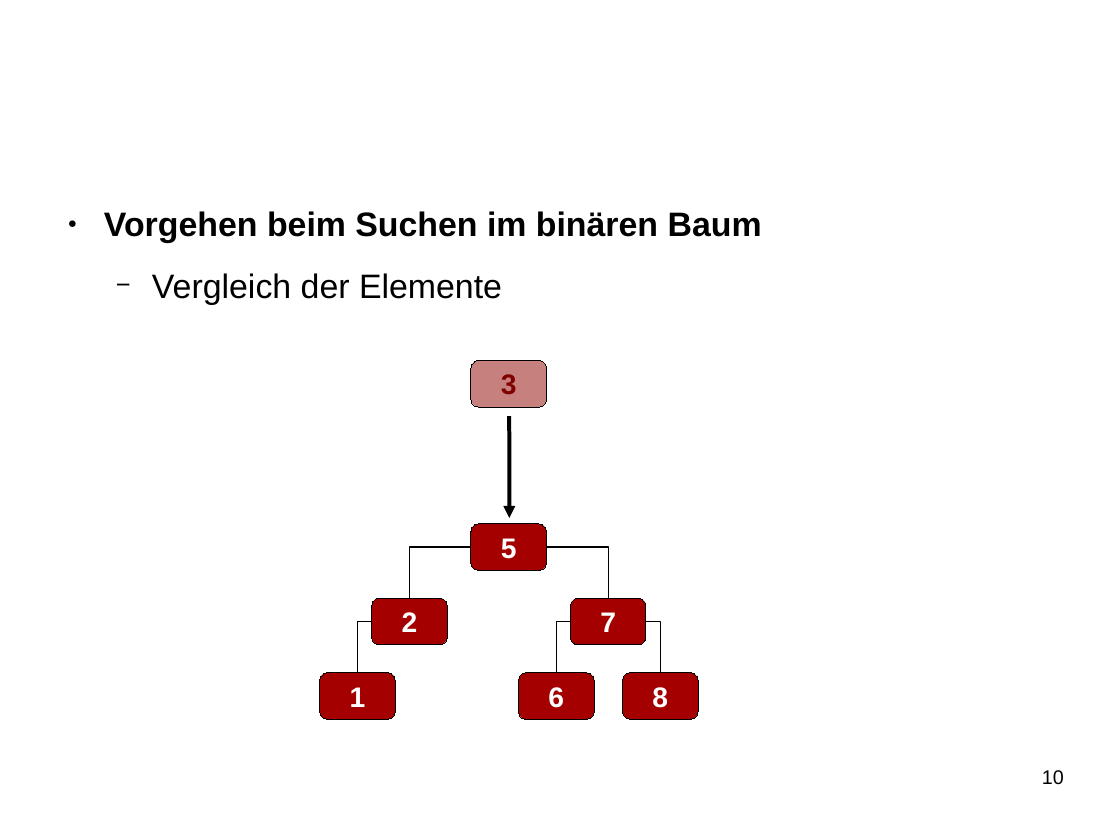
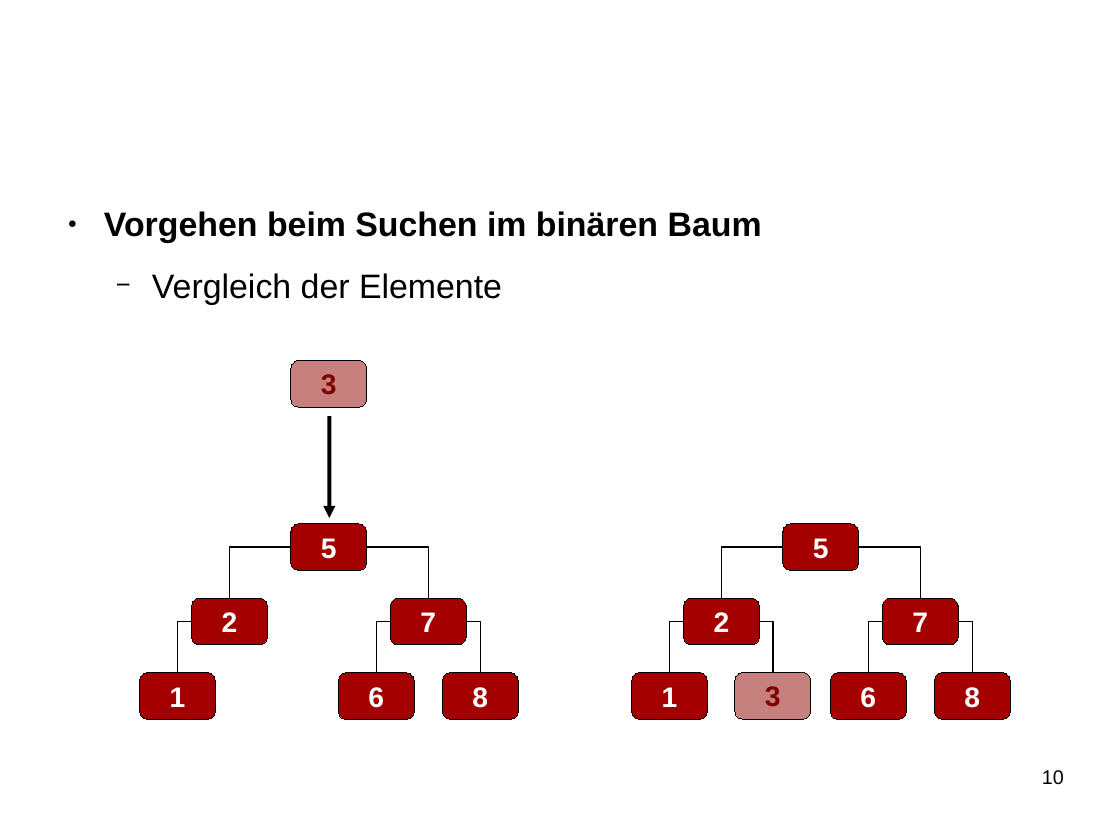
Before and after one commit to SeminararbeitCFS/main, a slide deck: slide 10 of vortrag/vortrag_CFS.odp. Drawn at 1120x840 pixels with LibreOffice and Linux fonts; fonts in the diff are those of the drawing; background and template pictures are left out. Boxes give left, top, right and bottom in pixels: in the first picture for what was removed or moved away, otherwise in the second. Text is boxed around its words. In the diff, an @@ line names an element or a change of style, - is before the commit and + after.

```diff
--- a/vortrag/vortrag_CFS.odp
+++ b/vortrag/vortrag_CFS.odp
@@ 7 rounded rectangles, 1 arrow: place and size @@
-7 rounded rectangles, 1 arrow at (320, 361, 698, 720)
+7 rounded rectangles, 1 arrow at (140, 361, 518, 720)
@@ elbow line added from (291, 547) to (230, 599), #000000 0.99 pt @@
@@ elbow line moved from (472, 547) - (410, 599) to (367, 547) - (429, 599) @@
@@ elbow line moved from (547, 547) - (609, 599) to (784, 547) - (722, 599) @@
@@ elbow line added from (192, 622) to (178, 673), #000000 0.99 pt @@
@@ elbow line moved from (372, 622) - (358, 673) to (390, 622) - (376, 673) @@
@@ elbow line moved from (570, 622) - (557, 673) to (466, 622) - (481, 673) @@
@@ elbow line moved from (646, 622) - (661, 673) to (684, 622) - (670, 673) @@
@@ group added at (632, 523, 1010, 720): 7 rounded rectangles, 4 elbow lines @@
+5
+2
+7
+1
+8
+6
+3
```
Also in this commit, not shown: 5 other slides changed, 1 slide added, 1 slide removed.
